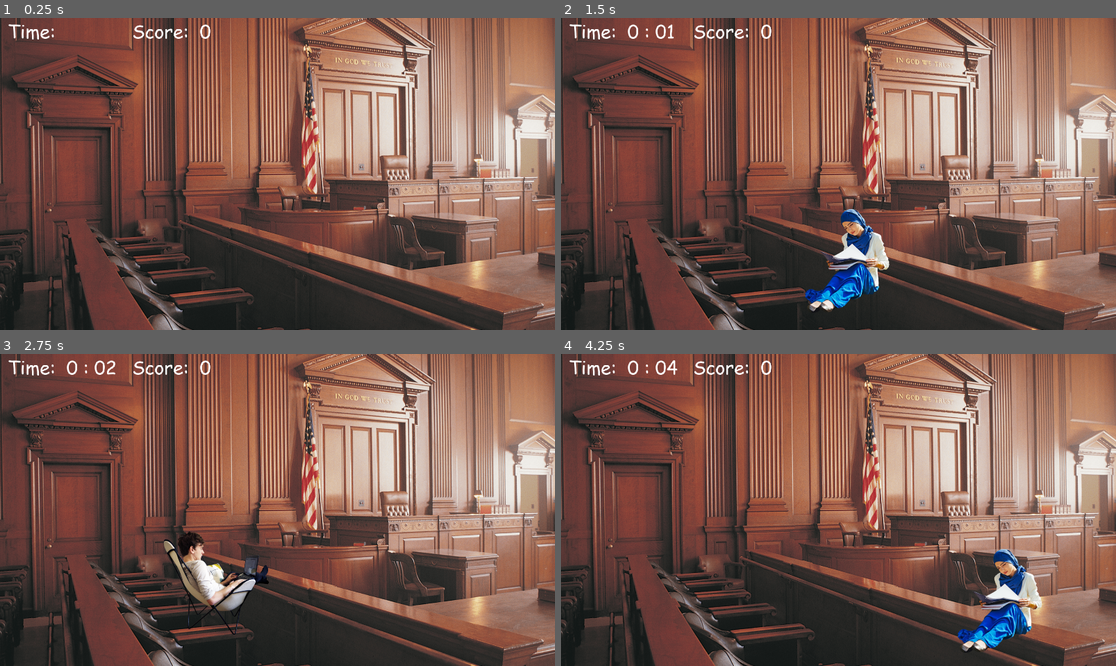
Above: before the commit, frames 1-4 (two rows, left to right).
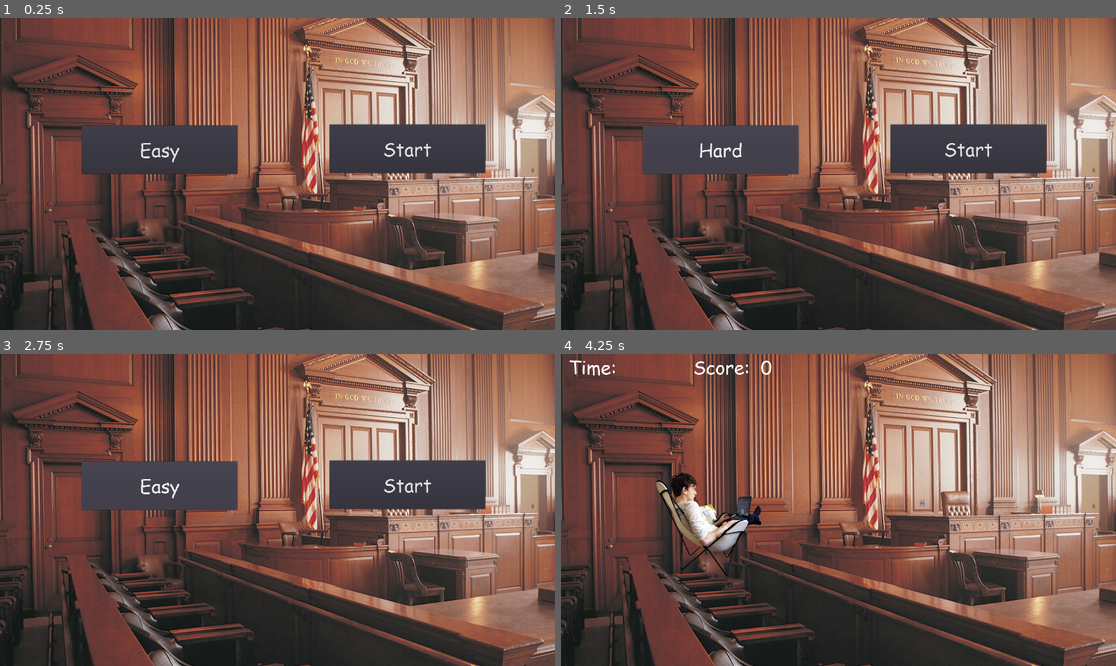
Above: after the commit, the same moments.

Repository: KageKowalski/iga-impact-jam-2022
Game: Godot game, scene res://TitleScreen.tscn
The game is run twice, just before and just after one commit, with the same random seed, the same clock (stepped at 60 frames per second) and the same inputs. Before the commit the project starts from res://Courtroom.tscn.
Inputs (mouse positions are in pixels of both pictures, inside the frame that each line leads up to):
- Up to frame 1 (0.25 s): no input
- Up to frame 2 (1.5 s): click (721, 149) at 0.5 s, where only the run after the commit has a clickable "Easy"; click (721, 149) at 1.25 s, where only the run after the commit has a clickable "Medium"
- Up to frame 3 (2.75 s): click (160, 485) at 2 s, where only the run after the commit has a clickable "Hard"
- Up to frame 4 (4.25 s): click (721, 485) at 2.75 s, where only the run after the commit has a clickable "Easy"; click (966, 485) at 3.5 s, where only the run after the commit has a clickable "Start"

The runs differ from the first frame. In frame 1, 8.6% of the frame differs, in the area x 1-88%, y 2-51%; in frame 2, 12%, in the area x 1-88%, y 2-95%; in frame 3, 11%; in frame 4, 4.8%.

Commit message:
Created title screen and changed mob spawn logic

Diff:
--- a/Courtroom.gd
+++ b/Courtroom.gd
@@ -11,6 +11,7 @@
 	load("res://WhiteMan.tscn"), load("res://WhiteWoman.tscn")]
 var mob_instances = []
 var rand = RandomNumberGenerator.new()
+var mob_index = 0
 
 
 # Called when the node enters the scene tree for the first time.
@@ -30,9 +31,31 @@
 		score += mob_instance.total_points
 	$CourtroomScoreLabel.set_text("Score:  " + str(score))
 
+	# Handle mobs
+	var ran_num = rand.randf_range(0, 1000)
+	if global.difficulty == "Easy":
+		if ran_num < 10:
+			_spawn_mob_instance()
+	elif global.difficulty == "Medium":
+		if ran_num < 20:
+			_spawn_mob_instance()
+	elif global.difficulty == "Hard":
+		if ran_num < 40:
+			_spawn_mob_instance()
+
+
+# Remove old mob instance and spawn a new one
+func _spawn_mob_instance():
+	remove_child(mob_instances[mob_index])
+	var x = rand.randf_range(0, 1920)
+	var y = rand.randf_range(0, 1080)
+	mob_index = rand.randi_range(0, mob_instances.size()-1)
+	mob_instances[mob_index].position.x = x
+	mob_instances[mob_index].position.y = y
+	add_child(mob_instances[mob_index])
+
 
 # Sets minutes and seconds and prints to CourtroomTimerLabel
-var mob_index = 0
 func _on_CourtroomTimer_timeout():
 	# Set minutes + seconds, and stop timer at 1:00
 	if minutes == 1:
@@ -46,12 +69,3 @@
 	# Print time to CourtroomTimerLabel
 	$CourtroomTimerLabel.set_text("Time:  " + str(minutes).pad_zeros(1) +
 		" : " + str(seconds).pad_zeros(2))
-
-	# Spawn and remove mob instances
-	remove_child(mob_instances[mob_index])
-	var x = rand.randf_range(0, 1920)
-	var y = rand.randf_range(0, 1080)
-	mob_index = rand.randi_range(0, mob_instances.size()-1)
-	mob_instances[mob_index].position.x = x
-	mob_instances[mob_index].position.y = y
-	add_child(mob_instances[mob_index])
--- /dev/null
+++ b/TitleScreen.gd
@@ -0,0 +1,37 @@
+extends Node2D
+
+
+# Declare member variables here. Examples:
+# var a = 2
+# var b = "text"
+
+
+# Called when the node enters the scene tree for the first time.
+func _ready():
+	_set_DifficultyButton_label()
+	$StartButton.set_text("Start")
+
+
+# Called every frame. 'delta' is the elapsed time since the previous frame.
+#func _process(delta):
+#	pass
+
+
+func _on_StartButton_pressed():
+	get_tree().change_scene("res://Courtroom.tscn")
+
+
+func _on_DifficultyButton_pressed():
+	if global.difficulty == "Easy":
+		global.difficulty = "Medium"
+		_set_DifficultyButton_label()
+	elif global.difficulty == "Medium":
+		global.difficulty = "Hard"
+		_set_DifficultyButton_label()
+	elif global.difficulty == "Hard":
+		global.difficulty = "Easy"
+		_set_DifficultyButton_label()
+
+
+func _set_DifficultyButton_label():
+	$DifficultyButton.set_text(global.difficulty)
--- /dev/null
+++ b/TitleScreen.tscn
@@ -0,0 +1,36 @@
+[gd_scene load_steps=4 format=2]
+
+[ext_resource path="res://assets/Courtroom.png" type="Texture" id=1]
+[ext_resource path="res://TitleScreen.gd" type="Script" id=2]
+[ext_resource path="res://assets/Courtroom.tres" type="Theme" id=3]
+
+[node name="TitleScreen" type="Node2D"]
+script = ExtResource( 2 )
+
+[node name="Courtroom" type="Sprite" parent="."]
+position = Vector2( 960, 540 )
+texture = ExtResource( 1 )
+
+[node name="DifficultyButton" type="Button" parent="."]
+margin_left = 283.0
+margin_top = 372.0
+margin_right = 822.0
+margin_bottom = 540.0
+theme = ExtResource( 3 )
+__meta__ = {
+"_edit_use_anchors_": false
+}
+
+[node name="StartButton" type="Button" parent="."]
+margin_left = 1140.0
+margin_top = 369.0
+margin_right = 1679.0
+margin_bottom = 537.0
+theme = ExtResource( 3 )
+text = "Start"
+__meta__ = {
+"_edit_use_anchors_": false
+}
+
+[connection signal="pressed" from="DifficultyButton" to="." method="_on_DifficultyButton_pressed"]
+[connection signal="pressed" from="StartButton" to="." method="_on_StartButton_pressed"]
--- /dev/null
+++ b/TitleScreenCourtroom.gd
@@ -0,0 +1,16 @@
+extends Sprite
+
+
+# Declare member variables here. Examples:
+# var a = 2
+# var b = "text"
+
+
+# Called when the node enters the scene tree for the first time.
+func _ready():
+	pass # Replace with function body.
+
+
+# Called every frame. 'delta' is the elapsed time since the previous frame.
+#func _process(delta):
+#	pass
--- /dev/null
+++ b/assets/Courtroom.tres
@@ -0,0 +1,6 @@
+[gd_resource type="Theme" load_steps=2 format=2]
+
+[ext_resource path="res://assets/DynamicFont.tres" type="DynamicFont" id=1]
+
+[resource]
+default_font = ExtResource( 1 )
--- /dev/null
+++ b/global.gd
@@ -0,0 +1,17 @@
+extends Node
+
+
+# Declare member variables here. Examples:
+# var a = 2
+# var b = "text"
+var difficulty = "Easy"
+
+
+# Called when the node enters the scene tree for the first time.
+func _ready():
+	pass # Replace with function body.
+
+
+# Called every frame. 'delta' is the elapsed time since the previous frame.
+#func _process(delta):
+#	pass
--- a/project.godot
+++ b/project.godot
@@ -11,8 +11,12 @@
 [application]
 
 config/name="iga-impact-jam-2022"
-run/main_scene="res://Courtroom.tscn"
+run/main_scene="res://TitleScreen.tscn"
 config/icon="res://icon.png"
+
+[autoload]
+
+global="*res://global.gd"
 
 [display]
 
Not shown, added: export_presets.cfg
